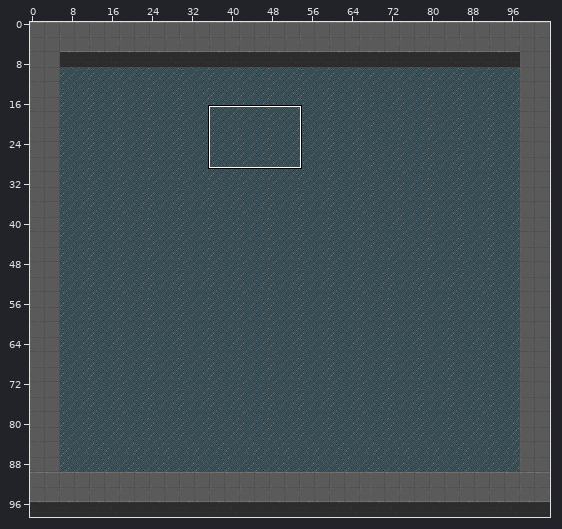
Two states of a Tiled map, bin/data/maps/testing.tmx. Above: a wide view before the commit, with the close-up outlined.
Close-up. Before the edit:
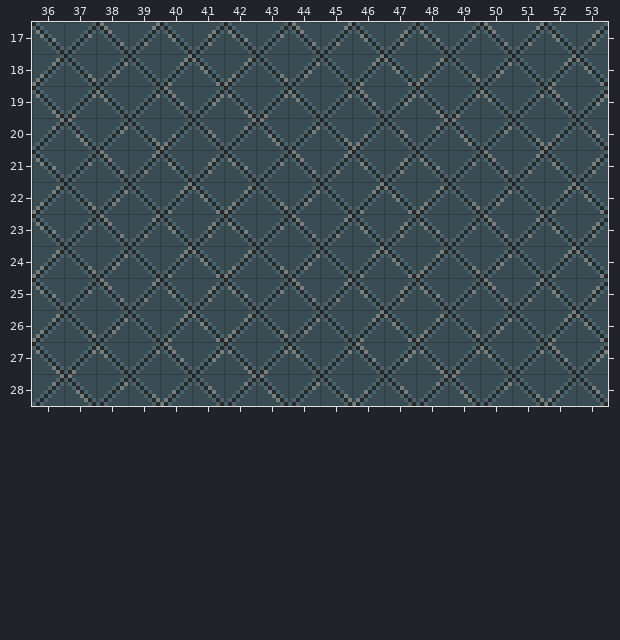
Cells are 8x8 px. Shown: x 36..53, y 17..28. The commit also changed other parts of the map, which this record leaves out.
Now the later version:
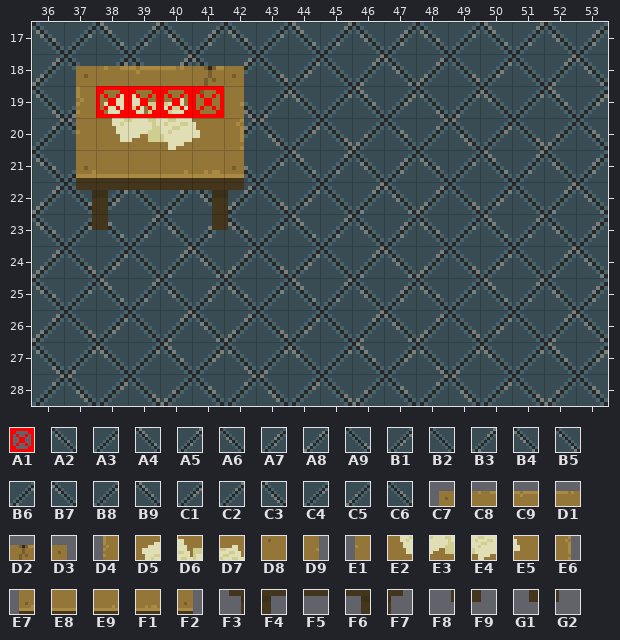
Key: from "spritesheet": A1 64, A2 420, A3 421, A4 422, A5 423, A6 424, A7 425, A8 484, A9 485, B1 486, B2 487, B3 488, B4 489, B5 548, B6 549, B7 550, B8 551, B9 552, C1 553, C2 612, C3 613, C4 614, C5 616, C6 617, C7 810, C8 811, C9 812, D1 813, D2 814, D3 815, D4 874, D5 875, D6 876, D7 877, D8 878, D9 879, E1 938, E2 939, E3 940, E4 941, E5 942, E6 943, E7 1002, E8 1003, E9 1005, F1 1006, F2 1007, F3 1066, F4 1067, F5 1068, F6 1070, F7 1071, F8 1130, F9 1131, G1 1134, G2 1135.
__ is an empty cell.
Tiles replaced or removed in this view: A2, A3, A4, A5, A6, A7, A8, A9, B1, B2, B3, B4, B5, B6, B7, B8, B9, C1, C2, C3, C4, C5, C6.
Tiles of an added or newly shown layer are drawn over the layers below it.
Difference:
Changed rows in their new state; .. is an unchanged cell.
Layer "background" (removed):
first column x 37:
18 __ __ __ __ __ __
19 __ __ __ __ __ __
20 __ __ __ __ __ __
21 __ __ __ __ __ __
22 __ __ __ __ __ __
23 __ __ .. .. __ __
Layer "layer_0" (added):
first column x 37:
18 A9 B1 B2 B3 B4 A8
19 B6 .. .. .. .. B5
20 C3 .. .. .. .. C2
21 A3 .. .. .. .. A2
22 A9 B1 B2 B3 B4 A8
23 A3 A4 .. .. A7 A2
Layer "layer_1" (added):
first column x 37:
18 C7 C8 C9 D1 D2 D3
19 D4 D5 D6 D7 D8 D9
20 E1 E2 E3 E4 E5 E6
21 E7 E8 E8 E9 F1 F2
22 F3 F4 F5 F5 F6 F7
23 F8 F9 .. .. G1 G2
Layer "collision" (added):
first column x 38:
19 A1 A1 A1 A1
